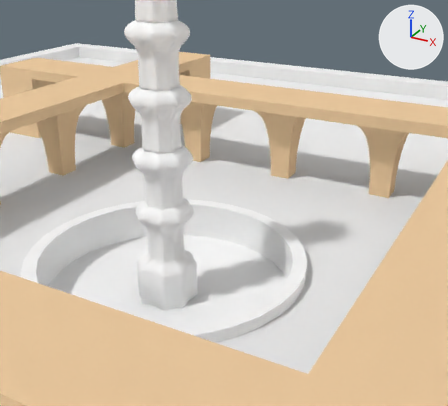
Renders of the Blender file data/levels/fountain/fountain.blend from each side of a commit.
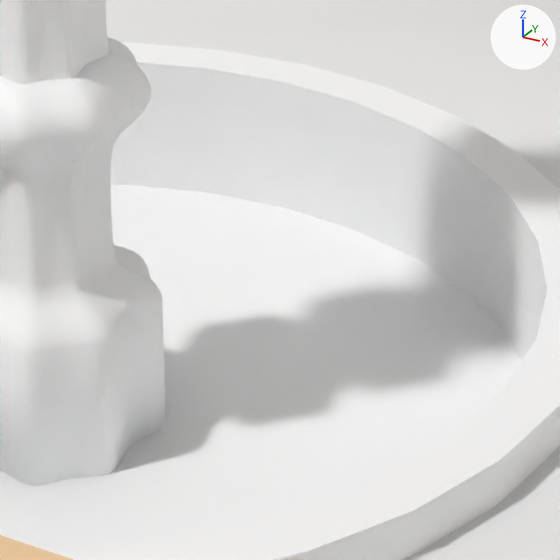
Each version appears first from a 50 mm camera at (22.96, -33.05, 22.44) aimed at (3.75, 1.89, 4.97), and next in a close-up on the part from 35% to 66% of the width and 47% to 81% of the height. Lighting does not change. The marker at upper right points along +X, +Y and +Z.

The first close-up shows 'Curve.001', 'FountainCore', 'FountainCore.001', 'Ground.001', 'Tube'.
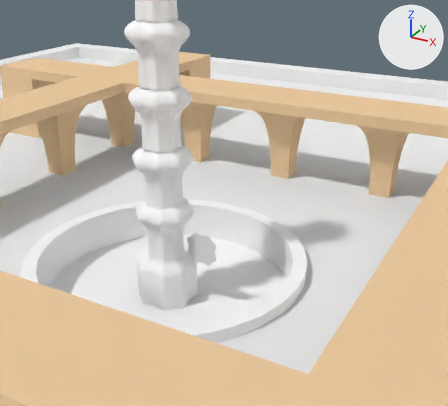
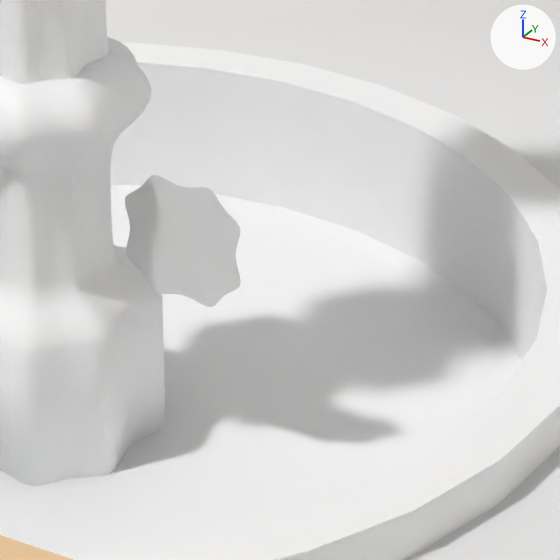
Edits to the bpy script that builds the scene:
```text
Change cu_fountaincorebevel:
    cu_fountaincorebevel.dimensions: '3D' -> '2D'
    cu_fountaincorebevel.fill_mode: 'HALF' -> 'BOTH'
```

Pixel boxes (x1, y1, x2, y2) of what changed, in the close-ups (560 x 560 px):
'FountainCoreBevel', now drawn
    after: (125, 175, 241, 307)
